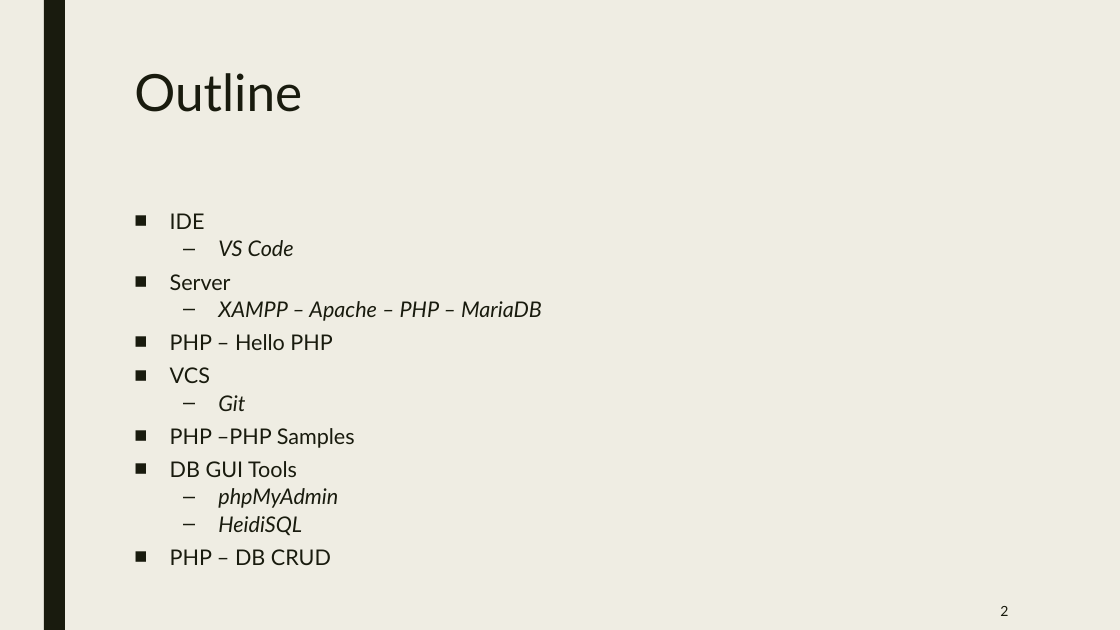
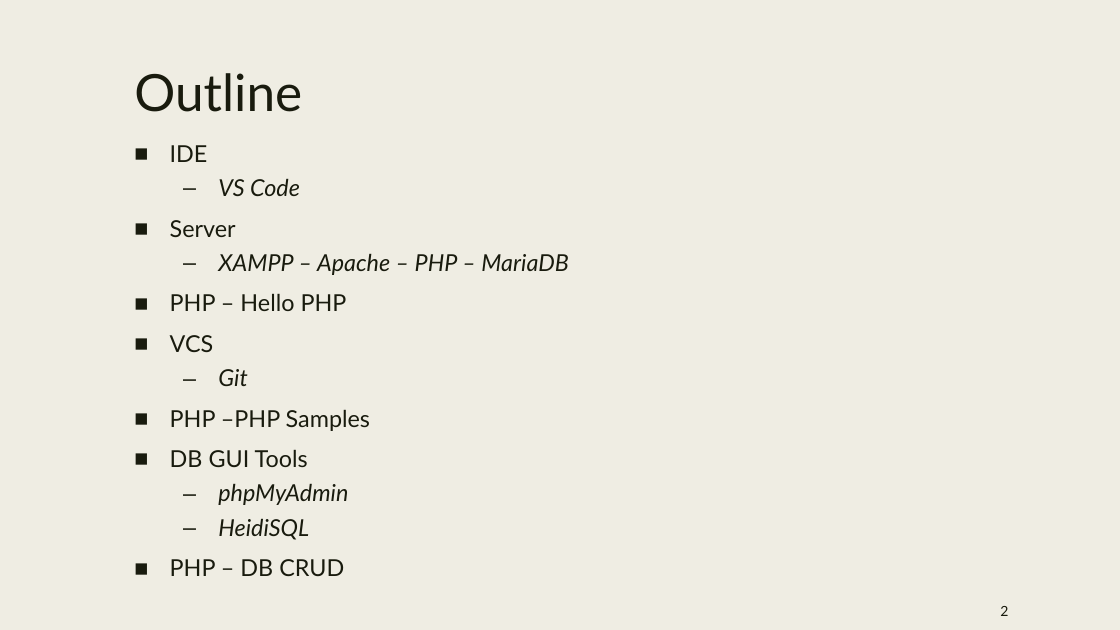
Before and after one commit to aapplle123/php_course, a slide deck: slide 2 of slides/phpV202211111.pptx. Drawn at 1120x630 pixels with LibreOffice and Linux fonts; fonts in the diff are those of the drawing; background and template pictures are left out. Boxes give left, top, right and bottom in pixels: in the first picture for what was removed or moved away, otherwise in the second. Text is boxed around its words. In the diff, an @@ line names an element or a change of style, - is before the commit and + after.

```diff
--- a/slides/phpV202211111.pptx
+++ b/slides/phpV202211111.pptx
@@ rectangle removed at [44,0,65,630] @@
@@ text "IDE": place and size @@
-text "IDE" at [170,213,542,565]
+text "IDE" at [170,145,568,576]
@@ text "IDE" at [170,145,568,576]: size 18.5 to 20 pt; line spacing 0.74 to 0.94 @@
```
Also in this commit, not shown: 9 other slides changed, 1 slide added, 1 slide removed.
